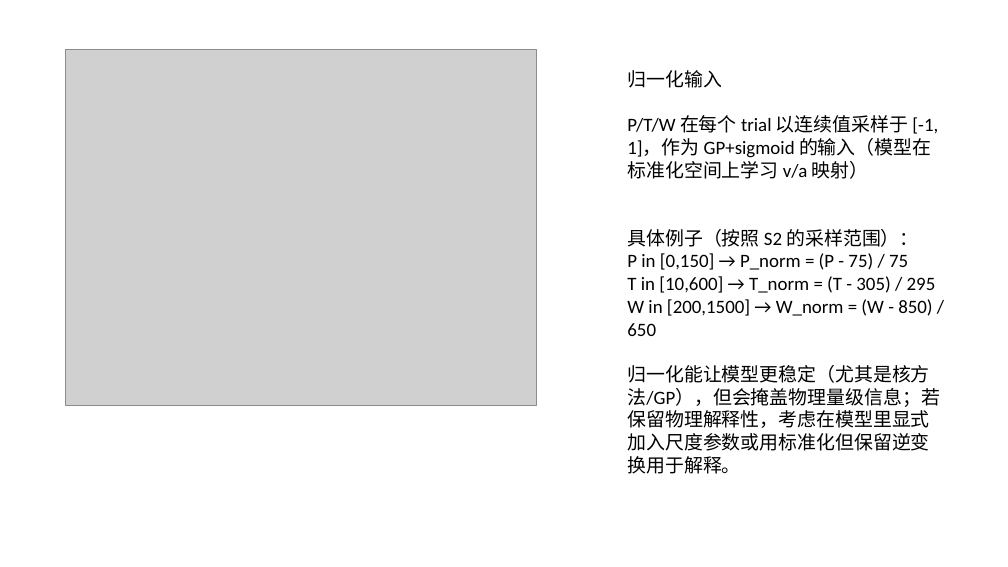
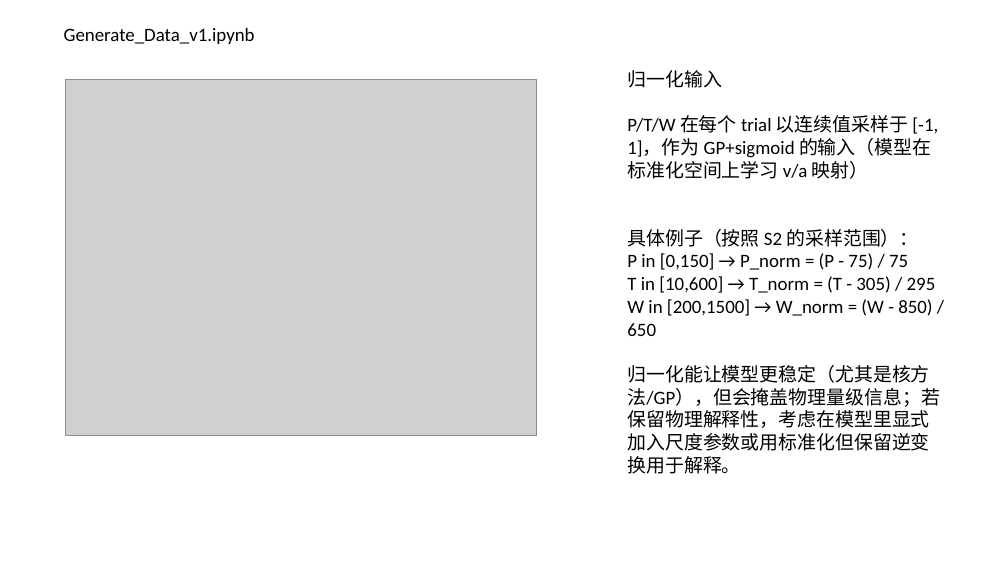
Before and after one commit to Fanzhaoli/Guassion_Process-and-Experiment_Design, a slide deck: slide 1 of 4_Reports/Code_Version.pptx. Drawn at 1008x567 pixels with LibreOffice and Linux fonts; fonts in the diff are those of the drawing; grey boxes stand for pictures. Boxes give left, top, right and bottom in pixels: in the first picture for what was removed or moved away, otherwise in the second. Text is boxed around its words. In the diff, an @@ line names an element or a change of style, - is before the commit and + after.

```diff
--- a/4_Reports/Code_Version.pptx
+++ b/4_Reports/Code_Version.pptx
@@ text added at [64,28,255,44], 18 pt, text #000000 @@
+Generate_Data_v1.ipynb
@@ picture: place and size @@
-picture at [66,49,537,405]
+picture at [66,79,537,436]
```
Also in this commit, not shown: 3 slides added, 1 slide removed, 9 other files.
